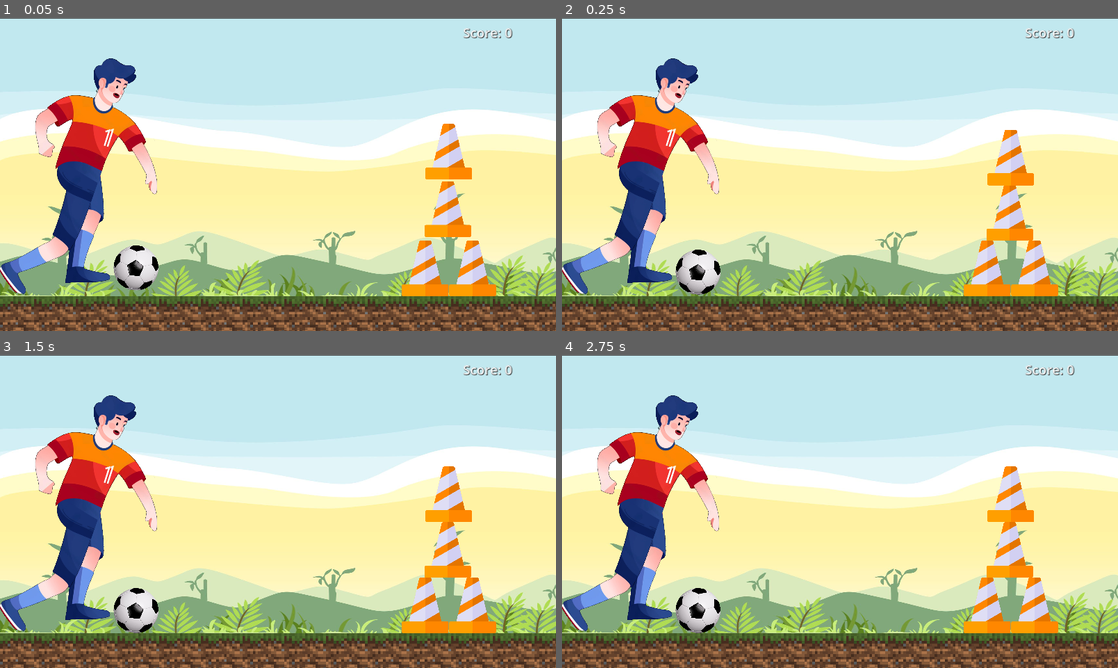
Above: before the commit, frames 1-4 (two rows, left to right).
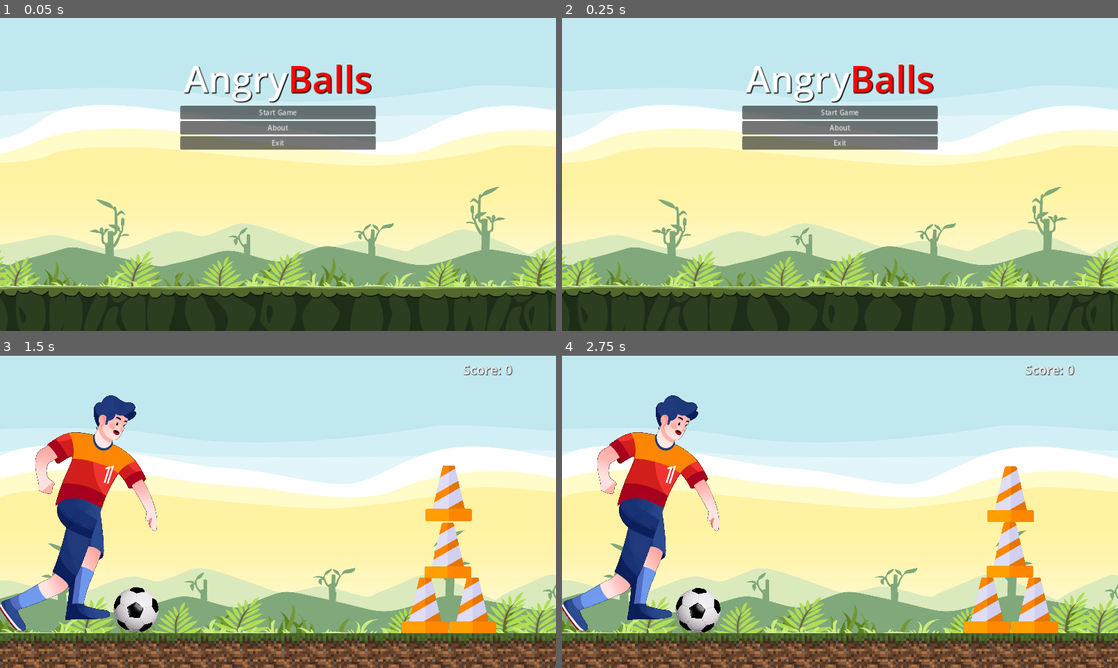
Above: after the commit, the same moments.

Repository: pacjo/ProjektFizyka
Game: Godot game, scene res://scenes/start_menu.tscn
Two runs of this game, one before a commit and one after it. Both use one fixed random seed, a clock stepped at 60 frames per second and the inputs below. Before the commit the project starts from res://scenes/main.tscn.
Inputs (mouse positions are in pixels of both pictures, inside the frame that each line leads up to):
- Up to frame 1 (0.05 s): no input
- Up to frame 2 (0.25 s): no input
- Up to frame 3 (1.5 s): click (278, 464) at 0.5 s, where only the run after the commit has a clickable "About"; click (278, 448) at 1.25 s, where only the run after the commit has a clickable "Start Game"
- Up to frame 4 (2.75 s): move the mouse to (962, 495) at 2.02 s; click (962, 495) at 2.17 s

The runs differ from the first frame. In frame 1, 44% of the frame differs, in the area x 0-100%, y 0-100%; in frame 2, 44%; in frame 3, 0.4%; in frame 4, nothing differs.

Commit message:
add start menu, fix touch (again), resolve some errors

Diff:
--- a/project.godot
+++ b/project.godot
@@ -11,7 +11,7 @@
 [application]
 
 config/name="ProjektFizyka"
-run/main_scene="res://scenes/main.tscn"
+run/main_scene="res://scenes/start_menu.tscn"
 config/features=PackedStringArray("4.2", "Mobile")
 config/icon="res://assets/small_pig.png"
 
@@ -43,7 +43,6 @@
 [input_devices]
 
 pointing/emulate_touch_from_mouse=true
-pointing/emulate_mouse_from_touch=false
 
 [rendering]
 
--- /dev/null
+++ b/scenes/start_menu.tscn
@@ -0,0 +1,53 @@
+[gd_scene load_steps=4 format=3 uid="uid://c2blc7f14lhk7"]
+
+[ext_resource type="Script" path="res://scripts/start_menu.gd" id="1_7ohb4"]
+[ext_resource type="Texture2D" uid="uid://qd21uk0i07gp" path="res://assets/angry_bird_tło.png" id="1_8dqur"]
+[ext_resource type="PackedScene" uid="uid://bph3xavc6p43c" path="res://scenes/text_button.tscn" id="3_qoma4"]
+
+[node name="StartMenu" type="Control"]
+layout_mode = 3
+anchors_preset = 15
+anchor_right = 1.0
+anchor_bottom = 1.0
+grow_horizontal = 2
+grow_vertical = 2
+script = ExtResource("1_7ohb4")
+
+[node name="Background" type="TextureRect" parent="."]
+layout_mode = 0
+offset_left = -123.0
+offset_right = 3583.0
+offset_bottom = 1440.0
+scale = Vector2(0.5, 0.5)
+texture = ExtResource("1_8dqur")
+
+[node name="MainMenuContainer" type="VBoxContainer" parent="."]
+layout_mode = 1
+anchors_preset = 5
+anchor_left = 0.5
+anchor_right = 0.5
+offset_left = -175.0
+offset_top = 80.0
+offset_right = 175.0
+offset_bottom = 206.0
+grow_horizontal = 2
+
+[node name="RichTextLabel" type="RichTextLabel" parent="MainMenuContainer"]
+custom_minimum_size = Vector2(450, 0)
+layout_mode = 2
+theme_override_colors/font_shadow_color = Color(0, 0, 0, 1)
+theme_override_constants/shadow_offset_x = 2
+theme_override_constants/shadow_offset_y = 2
+theme_override_font_sizes/normal_font_size = 85
+bbcode_enabled = true
+text = "[center]Angry[color=red]Balls[/color][/center]"
+fit_content = true
+
+[node name="StartButton" parent="MainMenuContainer" instance=ExtResource("3_qoma4")]
+layout_mode = 2
+
+[node name="AboutButton" parent="MainMenuContainer" instance=ExtResource("3_qoma4")]
+layout_mode = 2
+
+[node name="QuitButton" parent="MainMenuContainer" instance=ExtResource("3_qoma4")]
+layout_mode = 2
--- /dev/null
+++ b/scenes/text_button.gd
@@ -0,0 +1,6 @@
+extends Button
+
+@onready var label = $Label
+
+func _ready():
+	set_text(text)
--- /dev/null
+++ b/scenes/text_button.tscn
@@ -0,0 +1,12 @@
+[gd_scene load_steps=2 format=3 uid="uid://bph3xavc6p43c"]
+
+[ext_resource type="Script" path="res://scenes/text_button.gd" id="1_domlx"]
+
+[node name="TextButton" type="Button"]
+offset_right = 8.0
+offset_bottom = 8.0
+script = ExtResource("1_domlx")
+
+[node name="Label" type="Label" parent="."]
+offset_right = 40.0
+offset_bottom = 23.0
--- a/scripts/ScoreLabel.gd
+++ b/scripts/ScoreLabel.gd
@@ -3,7 +3,7 @@
 func _ready():
 	update_score_label()
 
-func _process(delta):
+func _process(_delta):
 	update_score_label()
 
 func update_score_label():
--- /dev/null
+++ b/scripts/start_menu.gd
@@ -0,0 +1,41 @@
+extends Control
+
+func _ready():
+	$MainMenuContainer/StartButton.text = "Start Game"
+	$MainMenuContainer/AboutButton.text = "About"
+	$MainMenuContainer/QuitButton.text = "Exit"
+
+	#$MainContainer/MusicToggleButton.icon = preload("res://path_to_music_icon.png")
+	#$MainContainer/PlaceholderButton.icon = preload("res://path_to_placeholder_icon.png")
+
+	# Connect buttons to their respective functions
+	$MainMenuContainer/StartButton.pressed.connect(_on_start_button_pressed)
+	$MainMenuContainer/AboutButton.pressed.connect(_on_about_button_pressed)
+	$MainMenuContainer/QuitButton.pressed.connect(_on_exit_button_pressed)
+
+	#$MusicToggleButton.connect("pressed", self, "_on_music_toggle_button_pressed")
+	#$PlaceholderButton.connect("pressed", self, "_on_placeholder_button_pressed")
+
+func _process(_delta):
+	if Input.is_action_pressed("pause"):
+		get_tree().quit()		# TODO: change to pause
+
+func _on_start_button_pressed():
+	# Start the game (replace 'GameScene' with the actual path to your game scene)
+	get_tree().change_scene_to_file("res://scenes/main.tscn")
+
+func _on_about_button_pressed():
+	# TODO: probably a popup?
+	print("About button pressed")
+
+func _on_exit_button_pressed():
+	# exit game
+	get_tree().quit()
+
+#func _on_music_toggle_button_pressed():
+	## Toggle music on/off
+	#print("Music toggle button pressed")
+
+#func _on_placeholder_button_pressed():
+	## Placeholder for future functionality
+	#print("Placeholder button pressed")
